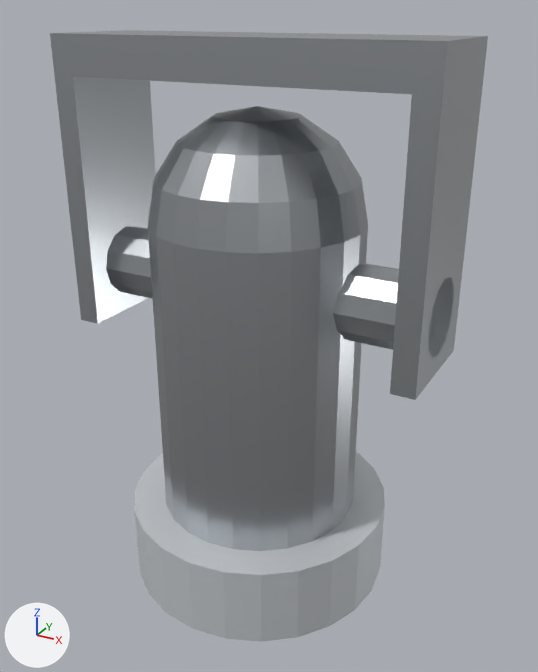
One commit to the glTF model assets/models/lamps/acl-par-16-no-clamp.glb: the scene before it, then after it.
Both versions are drawn from a camera (50 mm lens) standing at (0.0905, -0.1588, -0.0346) and looking at (0.0027, 0.0007, -0.1144). Lighting does not change. The marker at lower left points along +X, +Y and +Z. The picture after the commit comes second. Where no turn or scale is listed for an object, it has been applied to the vertices. Vertices at exactly the same position are counted once.

The first picture shows 'hanging-frame', 'lens-ring', 'par-can'.
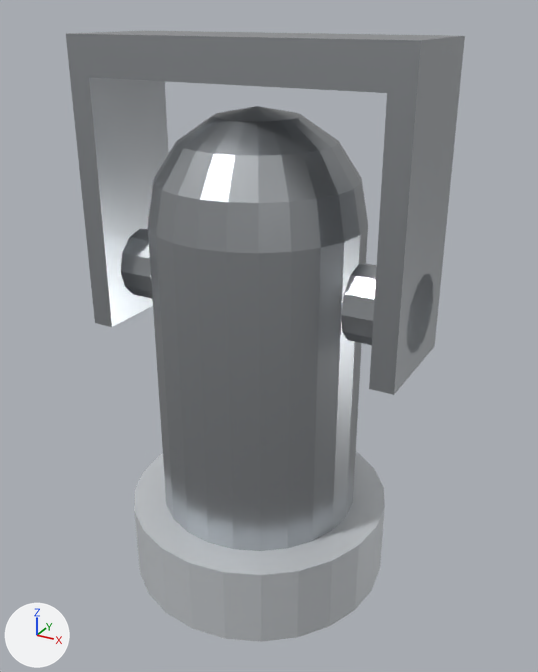
What differs and where, as boxes (x1, y1, x2, y2) in the pictures (538 x 672 px; the box of a moved part takes in the faces that stretch with it):
'hanging-frame', reshaped (9% narrower): before (50, 30, 488, 400); after (66, 31, 465, 395)
part 1 of me_hanging_frame, moved or reshaped: before (106, 226, 153, 299); after (121, 229, 153, 299)
part 2 of me_hanging_frame, moved or reshaped: before (333, 263, 454, 358); after (341, 264, 433, 353)
part 3 of me_hanging_frame, moved or reshaped: before (443, 36, 488, 96); after (417, 36, 465, 94)
part 4 of me_hanging_frame, moved or reshaped: before (390, 83, 483, 400); after (369, 82, 460, 395)
part 5 of me_hanging_frame, moved or reshaped: before (50, 30, 485, 96); after (66, 31, 458, 95)
part 6 of me_hanging_frame, moved or reshaped: before (55, 76, 156, 324); after (70, 76, 169, 327)

Patch to the scene script:
```diff
--- a/assets/models/lamps/acl-par-16-no-clamp.glb.py
+++ b/assets/models/lamps/acl-par-16-no-clamp.glb.py
@@ me_hanging_frame @@
 # used by ob_hanging_frame; location = (0.0, 0.0, 0.0)
-me_hanging_frame.from_pydata(...)  # 72 vertices, 132 faces; spans x -0.0485..0.0485, y -0.015..0.015, z -0.1142..-0.04
+me_hanging_frame.from_pydata(...)  # 72 vertices, 132 faces; spans x -0.0435..0.0435, y -0.015..0.015, z -0.1142..-0.04
+# me_hanging_frame part 1: the loose piece of 26 vertices spanning x -0.0485..-0.0129, y -0.0096..0.0096, z -0.1094..-0.0902 is scaled about its middle by (0.449, 1, 1), then moved by (-0.0048, 0.0, 0.0)
+# me_hanging_frame part 2: the loose piece of 26 vertices spanning x 0.0129..0.0485, y -0.0096..0.0096, z -0.1094..-0.0902 is scaled about its middle by (0.449, 1, 1), then moved by (0.0048, 0.0, 0.0)
+# me_hanging_frame part 3: all 6 vertices in x 0.0425..0.0485, y -0.015..0.015, z -0.0496..-0.04 are moved by (-0.005, 0.0, 0.0)
+# me_hanging_frame part 4: all 4 vertices in x 0.0425..0.0485, y -0.015..0.015, z -0.1142 are moved by (-0.005, 0.0, 0.0)
+# me_hanging_frame part 5: all 6 vertices in x -0.0485..-0.0425, y -0.015..0.015, z -0.0496..-0.04 are moved by (0.005, 0.0, 0.0)
+# me_hanging_frame part 6: all 4 vertices in x -0.0485..-0.0425, y -0.015..0.015, z -0.1142 are moved by (0.005, 0.0, 0.0)
 me_hanging_frame.materials.append(mat_metal_b8bcc0)
```
